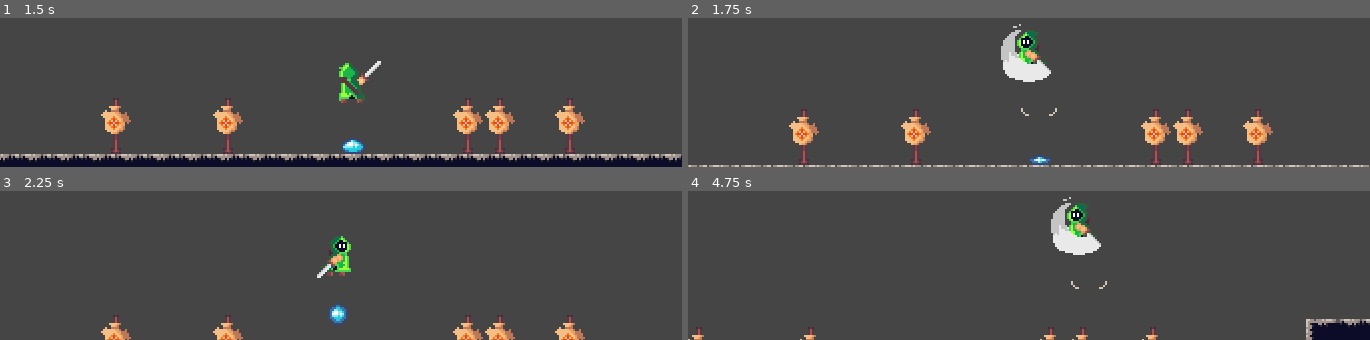
Above: before the commit, frames 1-4 (two rows, left to right).
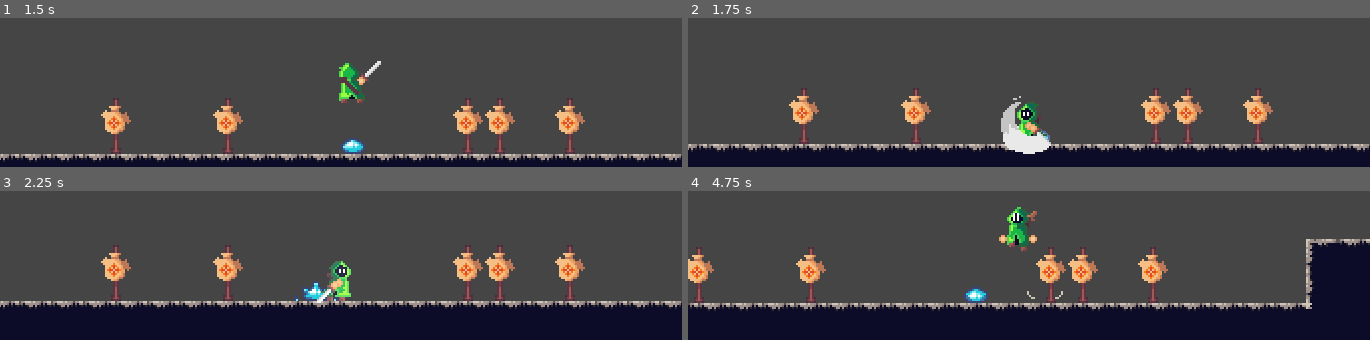
Above: after the commit, the same moments.

Repository: KrzysztofStaron/actionPlatformer
Game: Godot game, scene res://scenes/game.tscn
Two runs of this game, one before a commit and one after it. Both use one fixed random seed, a clock stepped at 60 frames per second and the inputs below.
Inputs (mouse positions are in pixels of both pictures, inside the frame that each line leads up to):
- Up to frame 1 (1.5 s): move the mouse to (outside the picture) at 0.52 s; press the mouse at (outside the picture) at 0.53 s; hold D (move_right) 0.53-1.28 s; tap Space (jump) at 0.77 s; move the mouse to (outside the picture) at 1.27 s; release the mouse at (outside the picture) at 1.28 s; hold A (move_left) from 1.28 s (still down); tap Ctrl (walk) at 1.35 s
- Up to frame 2 (1.75 s): keep holding A (move_left); tap Space (jump) at 1.52 s
- Up to frame 3 (2.25 s): move the mouse to (outside the picture) at 2.02 s; release A (move_left) at 2.03 s; press the mouse at (outside the picture) at 2.03 s; hold D (move_right) from 2.03 s (still down)
- Up to frame 4 (4.75 s): move the mouse to (994, 225) at 2.77 s; release the mouse at (994, 225) at 2.78 s; tap Ctrl (walk) at 2.85, 4.35 s; tap Space (jump) at 3.02, 3.77, 4.52 s; move the mouse to (1233, 205) at 3.52 s; release D (move_right) at 3.53 s; press the mouse at (1233, 205) at 3.53 s; hold A (move_left) from 3.53 s (still down); move the mouse to (outside the picture) at 4.27 s; release the mouse at (outside the picture) at 4.28 s

Frame 1 is identical in both runs. In frame 2, 23% of the frame differs, in the area x 0-100%, y 4-100%; in frame 3, 31%; in frame 4, 34%.

Commit message:
rename method

Diff:
--- a/player/data/move.gd
+++ b/player/data/move.gd
@@ -35,7 +35,7 @@
 		velocity.y = jumpHeight
 		summon_dust()
 
-func _on_ground_state_changed(_body:Node) -> void:
+func update_grounded(_body:Node) -> void:
 	var bodies = player.get_node("groundSensor").get_overlapping_bodies()
 	grounded = bodies.size() == 1
 
